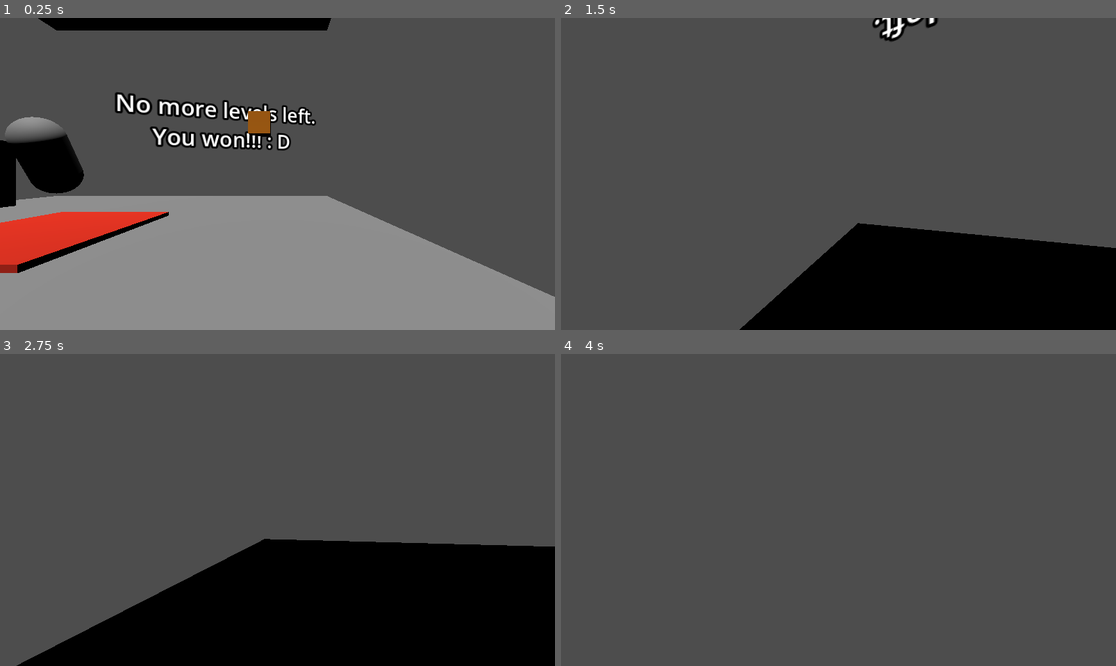
Above: before the commit, frames 1-4 (two rows, left to right).
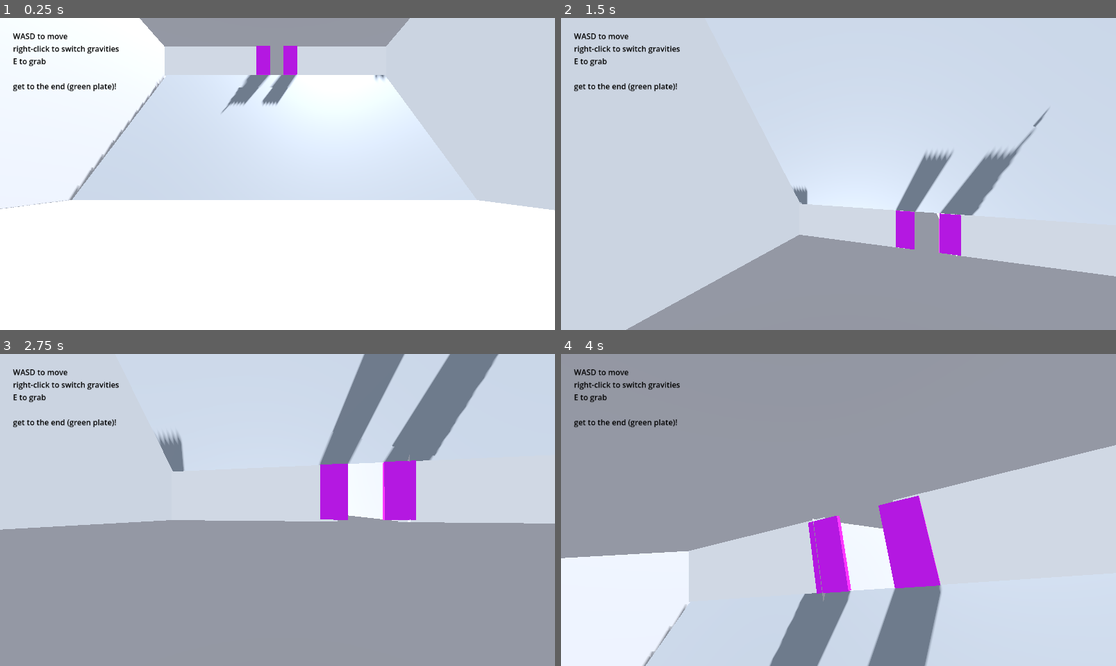
Above: after the commit, the same moments.

Repository: Noob-97/badideasjam
Game: Godot game, scene res://Prototype2Levels/LEVEL0.tscn
The game is run twice, just before and just after one commit, with the same random seed, the same clock (stepped at 60 frames per second) and the same inputs. Before the commit the project starts from res://first_level.tscn.
Inputs (mouse positions are in pixels of both pictures, inside the frame that each line leads up to):
- Up to frame 1 (0.25 s): no input
- Up to frame 2 (1.5 s): tap Enter at 0.5, 1.25 s; move the mouse to (866, 174) at 0.52 s; hold W (forward) from 0.53 s (still down); right-click (866, 174) at 0.6 s; tap Space (jump) at 0.77 s; move the mouse to (810, 174) at 1.27 s; tap E (grab) at 1.35 s
- Up to frame 3 (2.75 s): keep holding W (forward); tap Space (jump) at 1.52 s; tap Enter at 2 s; move the mouse to (288, 503) at 2.02 s; hold Shift (retain_gravity) from 2.03 s (still down)
- Up to frame 4 (4 s): tap Enter at 2.75, 3.5 s; move the mouse to (832, 516) at 2.77 s; release Shift (retain_gravity) at 2.78 s; tap L (unlock_mouse) at 2.85 s; tap Space (jump) at 3.02, 3.77 s; move the mouse to (1005, 556) at 3.52 s; release W (forward) at 3.53 s; hold A (left) from 3.53 s (still down); right-click (1005, 556) at 3.6 s

The runs differ from the first frame. In frame 1, 100% of the frame differs, in the area x 0-100%, y 0-100%; in frame 2, 100%; in frame 3, 100%; in frame 4, 100%.

Commit message:
Set Prototype2Levels: LEVEL0 as First Scene

Diff:
--- a/project.godot
+++ b/project.godot
@@ -11,7 +11,7 @@
 [application]
 
 config/name="badideasjam"
-run/main_scene="uid://rw2asykoil7w"
+run/main_scene="uid://bflb22ue8kruq"
 config/features=PackedStringArray("4.6", "GL Compatibility")
 config/icon="res://icon.svg"
 
